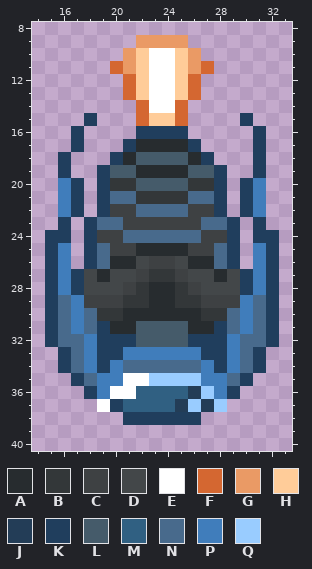
Pixel-art sprite, stored at docs/images/kamikaze.png. This is how it looked before the edit.
The file is 48x48 pixels. Colours within 5 levels of each other are drawn and written as one. Shown: x 14..33, y 8..40.
Palette (. is transparent): A #272c2f  B #333739  C #3e4143  D #434749  E #ffffff  F #d46731  G #ea9a65  H #ffcc99  J #233d57  K #203e5d  L #455b6a  M #306082  N #486a8c  P #407dbb  Q #99ccff
Pixels before, first column x 15:
 9 .......GGGG.......
10 ......GHEEHG......
11 .....FGHEEHGF.....
12 ......FHEEHF......
13 ......FHEEHF......
14 .......FEEF.......
15 ...K...FHHF....K..
16 ..K....KKKK.....K.
17 ..K...KAAAAK....K.
18 .K...KALLLLAK...K.
19 .K..KLLAAAALLK..K.
20 .PK.KBBLLLLBBK.KP.
21 .PK.KNNBBBBNNK.KP.
22 .PK.KCCNNNNCCK.KP.
23 .K.KNNCCCCCCNNK.K.
24 KK.KCCNNNNNNCCK.KK
25 KP.KNCCAAAACCNK.PK
26 KP.KNAADCCDAANK.PK
27 KPKDADDCBBCDDADKPK
28 KPKDDDCBAABCDDDKPK
29 KNPCCCBBAABBCCCPNK
30 KNPNBBAAAAAABBNPNK
31 KNPNKAALLLLAAKNPNK
32 KNNPKKKLLLLKKKPNNK
33 .KNPKKPPPPPPKKPNK.
34 .KNPKPNNNNNNPKPNK.
35 ..KNPPEEQQQQPPNK..
36 ...KPEEMMMMJQPK...
37 ....EKMMMMJQJQ....
38 ......KKKKKK......
Now the later version:
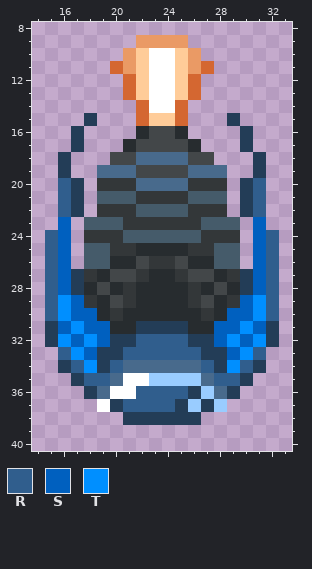
Colours new in this view: R #305e8d  S #0060bf  T #008fff
The commit says: GDD: Modified kamikaze and reol ship assets
Changes in this commit:
Changed rows in their new state; - is an unchanged pixel.
first column x 15:
15 ---J----------J.--
16 --J----ADDA----J.-
17 --J---ADDDDA---J.-
18 -J---DDNNNNDD---J-
19 -J--NNNDDDDNNN--J-
20 -RJ-B--NNNN--B-JR-
21 -RJ-LLL----LLL-JR-
22 -RJ-BBBLLLLBBB-JR-
23 -S-LLLBBBBBBLLL-S-
24 RS-BBBLLLLLLBBB-SR
25 RS-LLBB----BBLL-SR
26 RS-LL---BB---LL-SR
27 RSJB---BAAB---BJSR
28 RSJA-ABA--ABA-AJSR
29 RTSBAD-A--A-DABSTR
30 RTSSA--------ASSTR
31 JSTSS--JJJJ--SSTSJ
32 JTSTSJJRRRRJJSTSTJ
33 -RTSJJRRRRRRJJSTR-
34 -JRTJR------RJTRJ-
35 --JRRN------NRRJ--
36 ---JN--RRRR--NJ---
37 -----JRRRR--------
38 ------JJJJJJ------
